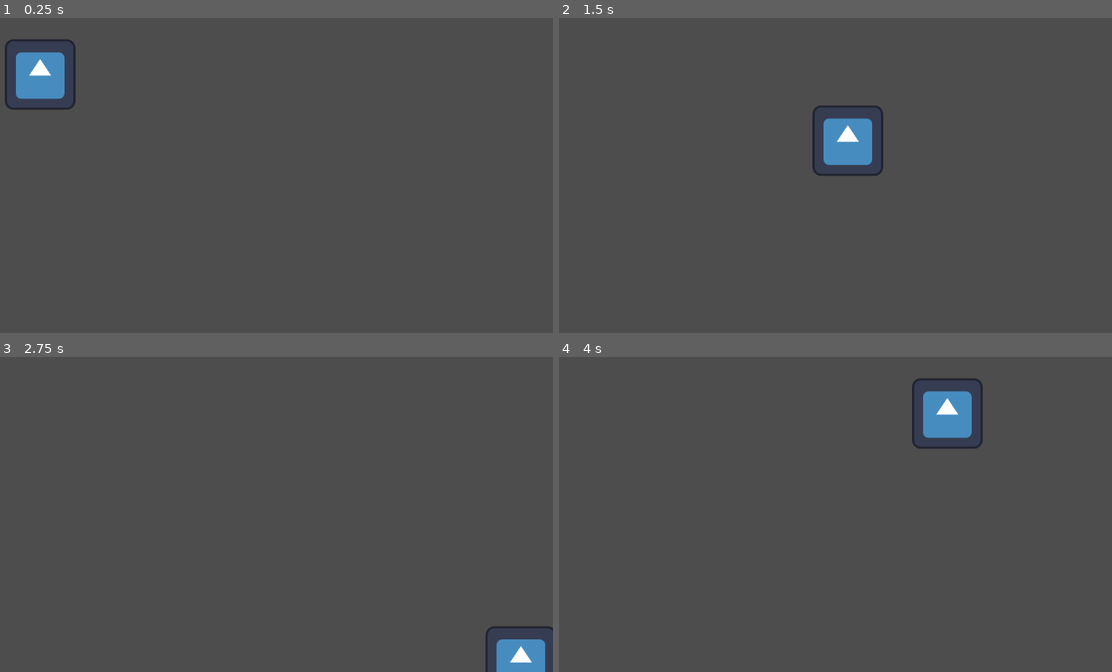
Above: before the commit, frames 1-4 (two rows, left to right).
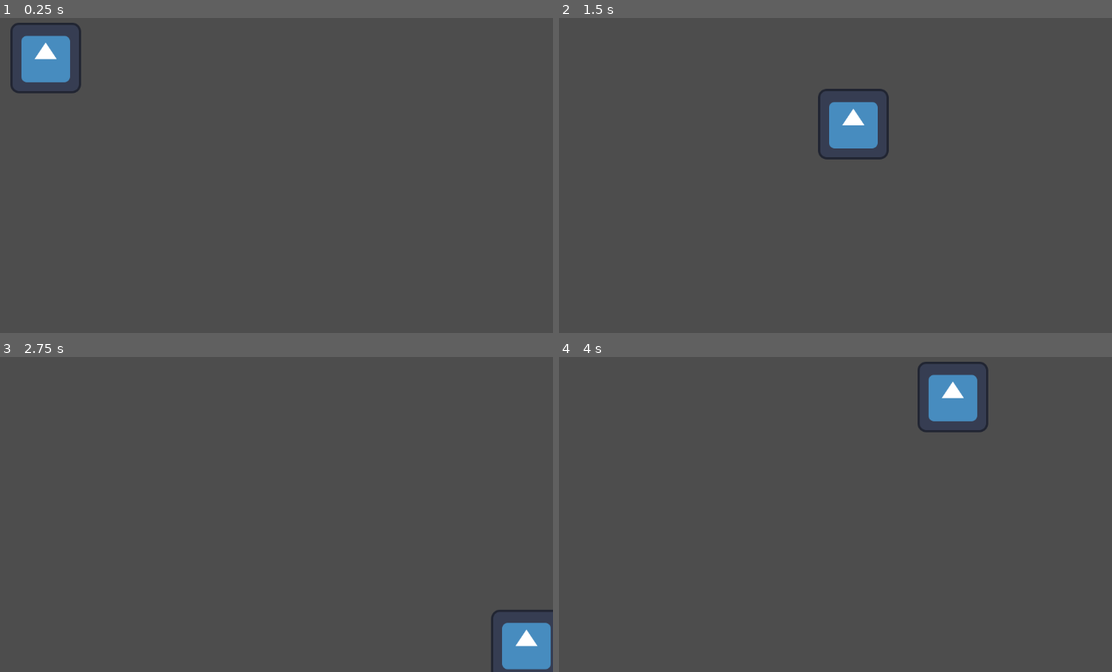
Above: after the commit, the same moments.

Repository: YusefZahran/Childhood-Game-Jam
Game: Godot game, scene res://World/world.tscn
Same seed, same stepped clock (60 frames per second), same inputs: the game is played once before the commit and once after it. The engine's default icon, where the game draws it, is replaced by a stand-in: a white triangle on a blue panel in a dark square.
Inputs:
- Up to frame 1 (0.25 s): no input
- Up to frame 2 (1.5 s): tap Enter at 0.5 s; hold Right (right) 0.53-1.28 s; hold Down (down) from 1.28 s (still down)
- Up to frame 3 (2.75 s): release Down (down) at 2.03 s; hold Right (right) from 2.03 s (still down)
- Up to frame 4 (4 s): release Right (right) at 2.78 s; hold Up (up) 2.78-3.53 s; hold Left (left) from 3.53 s (still down)

The runs differ from the first frame. In frame 1, 1.9% of the frame differs, in the area x 0-15%, y 1-30%; in frame 2, 1.9%, in the area x 45-60%, y 22-50%; in frame 3, 1.2%; in frame 4, 1.9%.

Commit message:
child&area

Diff:
--- a/World/world.tscn
+++ b/World/world.tscn
@@ -1,37 +1,13 @@
-[gd_scene load_steps=5 format=3 uid="uid://c7vciq3iwyost"]
+[gd_scene load_steps=3 format=3 uid="uid://c7vciq3iwyost"]
 
-[ext_resource type="Script" path="res://World/child/Child.gd" id="1_0lixa"]
-[ext_resource type="Texture2D" uid="uid://bjwgy6eysr4hy" path="res://icon.svg" id="2_xi6cg"]
-
-[sub_resource type="CircleShape2D" id="CircleShape2D_iow13"]
-radius = 96.026
-
-[sub_resource type="RectangleShape2D" id="RectangleShape2D_domo8"]
-size = Vector2(128, 126)
+[ext_resource type="PackedScene" uid="uid://c8wa0bdw03q6w" path="res://child/child.tscn" id="1_itf0x"]
+[ext_resource type="PackedScene" uid="uid://b8q87csutxirr" path="res://game/game.tscn" id="2_5t1tw"]
 
 [node name="World" type="Node2D"]
 position = Vector2(-1, -1)
 
-[node name="Area2D" type="Area2D" parent="."]
-position = Vector2(-2, 4)
+[node name="child" parent="." instance=ExtResource("1_itf0x")]
 
-[node name="CollisionShape2D" type="CollisionShape2D" parent="Area2D"]
-position = Vector2(770, 173)
-shape = SubResource("CircleShape2D_iow13")
+[node name="game" parent="." instance=ExtResource("2_5t1tw")]
 
-[node name="Sprite2D" type="Sprite2D" parent="Area2D"]
-
-[node name="Child" type="CharacterBody2D" parent="Area2D"]
-position = Vector2(226, 173)
-script = ExtResource("1_0lixa")
-
-[node name="Sprite2D" type="Sprite2D" parent="Area2D/Child"]
-position = Vector2(1, 3)
-texture = ExtResource("2_xi6cg")
-
-[node name="CollisionShape2D" type="CollisionShape2D" parent="Area2D/Child"]
-position = Vector2(-1, 2)
-shape = SubResource("RectangleShape2D_domo8")
-debug_color = Color(0.870588, 0.27451, 0.564706, 0.419608)
-
-[connection signal="body_entered" from="Area2D" to="Area2D/Child" method="_on_area_2d_body_entered"]
+[connection signal="body_entered" from="game" to="child" method="_on_game_body_entered"]
--- /dev/null
+++ b/child/child.gd
@@ -0,0 +1,26 @@
+extends CharacterBody2D
+
+
+const SPEED = 300.0
+const JUMP_VELOCITY = -400.0
+
+# Get the gravity from the project settings to be synced with RigidBody nodes.
+var gravity = ProjectSettings.get_setting("physics/2d/default_gravity")
+
+
+func _physics_process(delta):
+	# Add the gravity.
+	if Input.is_action_pressed("right"):
+		position.x +=10
+	if Input.is_action_pressed("left"):
+		position.x -=10
+	if Input.is_action_pressed("up"):
+		position.y -=10
+	if Input.is_action_pressed("down"):
+		position.y +=10
+
+	move_and_slide()
+
+
+func _on_game_body_entered(body):
+	print("HI")
--- /dev/null
+++ b/child/child.tscn
@@ -0,0 +1,18 @@
+[gd_scene load_steps=4 format=3 uid="uid://c8wa0bdw03q6w"]
+
+[ext_resource type="Texture2D" uid="uid://bjwgy6eysr4hy" path="res://icon.svg" id="1_iorpa"]
+[ext_resource type="Script" path="res://child/child.gd" id="1_tfo1v"]
+
+[sub_resource type="RectangleShape2D" id="RectangleShape2D_mkpm4"]
+size = Vector2(129, 128)
+
+[node name="child" type="CharacterBody2D"]
+position = Vector2(235, 150)
+script = ExtResource("1_tfo1v")
+
+[node name="Sprite2D" type="Sprite2D" parent="."]
+texture = ExtResource("1_iorpa")
+
+[node name="CollisionShape2D" type="CollisionShape2D" parent="."]
+position = Vector2(-0.5, 0)
+shape = SubResource("RectangleShape2D_mkpm4")
--- /dev/null
+++ b/game/game.tscn
@@ -0,0 +1,13 @@
+[gd_scene load_steps=2 format=3 uid="uid://b8q87csutxirr"]
+
+[sub_resource type="CircleShape2D" id="CircleShape2D_0alfl"]
+radius = 129.835
+
+[node name="game" type="Area2D"]
+position = Vector2(810, 213)
+
+[node name="Sprite2D" type="Sprite2D" parent="."]
+
+[node name="CollisionShape2D" type="CollisionShape2D" parent="."]
+position = Vector2(1, 3)
+shape = SubResource("CircleShape2D_0alfl")
